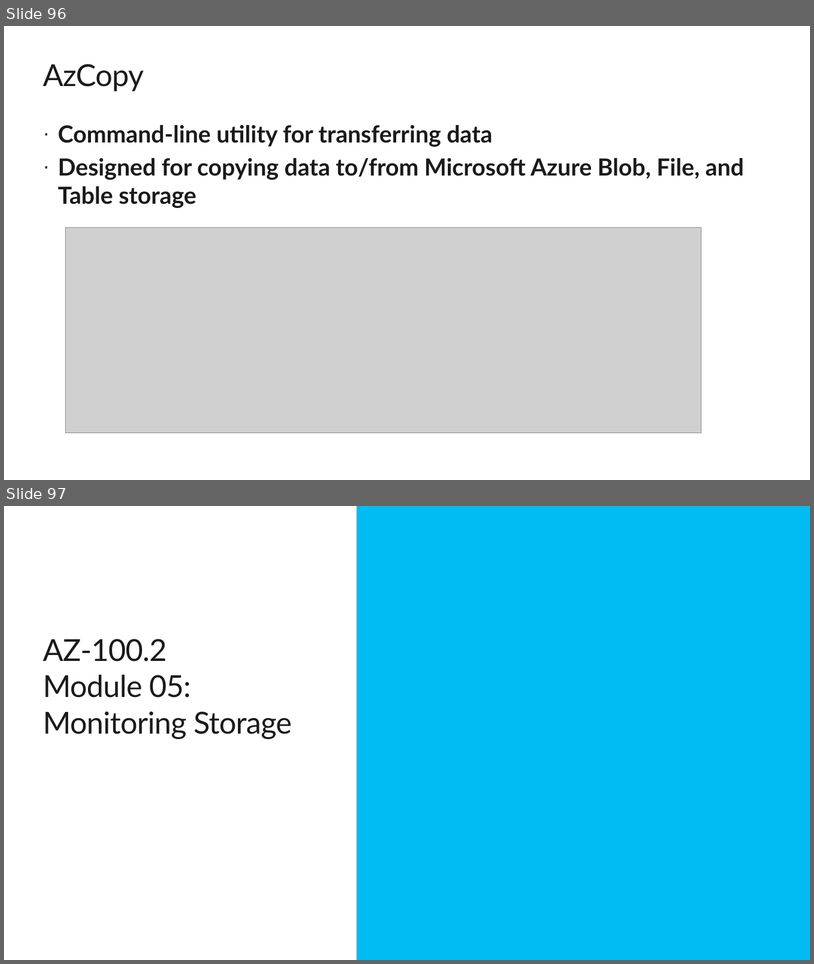
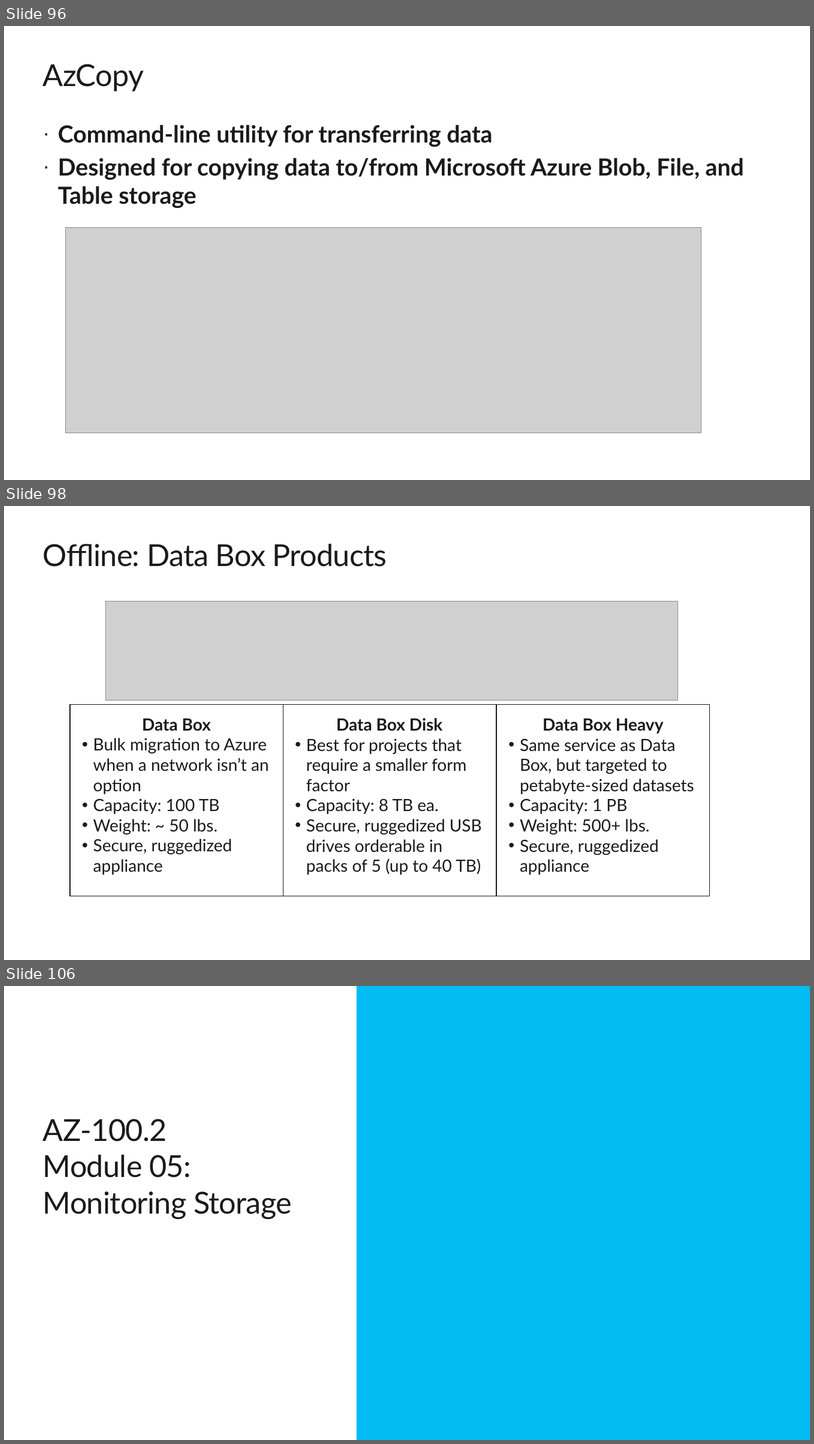
Before and after one commit to simplescripter/AZ-100-Labs, a slide deck: AZ-100Day2.pptx. Shown one above the other, each under a label of ours: slides 96 and 97 before the commit, slides 96, 98 and 106 after it; the slides between them are not shown. The pictures are 814x964 and 814x1444 pixels, drawn with LibreOffice and Linux fonts; fonts in the diff are those of the drawing; grey boxes stand for pictures; background and template pictures are left out. Boxes give left, top, right and bottom in pixels: in the first picture for what was removed or moved away, otherwise in the second. Text is boxed around its words. In the diff, an @@ line names an element or a change of style, - is before the commit and + after.

Commit message:
Added DataBox slides

```diff
--- a/AZ-100Day2.pptx
+++ b/AZ-100Day2.pptx
@@ slide 98 added at (4, 506, 810, 960), background #FFFFFF @@
@@ title added at (43, 544, 387, 567), 36 pt, text #1A1A1A @@
+Offline: Data Box Products
@@ picture added at (105, 601, 678, 701) @@
@@ rectangle added at (70, 705, 283, 896), outline #1A1A1A 0.75 pt, 20 pt, text #1A1A1A @@
+Data Box
+• Bulk migration to Azure when a network isn’t an option
+• Capacity: 100 TB
+• Weight: ~ 50 lbs.
+• Secure, ruggedized appliance
@@ rectangle added at (284, 705, 497, 896), outline #1A1A1A 0.75 pt, 20 pt, text #1A1A1A @@
+Data Box Disk
+• Best for projects that require a smaller form factor
+• Capacity: 8 TB ea.
+• Secure, ruggedized USB drives orderable in packs of 5 (up to 40 TB)
@@ rectangle added at (497, 705, 710, 896), outline #1A1A1A 0.75 pt, 20 pt, text #1A1A1A @@
+Data Box Heavy
+• Same service as Data Box, but targeted to petabyte-sized datasets
+• Capacity: 1 PB
+• Weight: 500+ lbs.
+• Secure, ruggedized appliance
@@ what was slide 97 is now slide 106 @@
```
Also in this commit, not shown: 8 other slides added.
